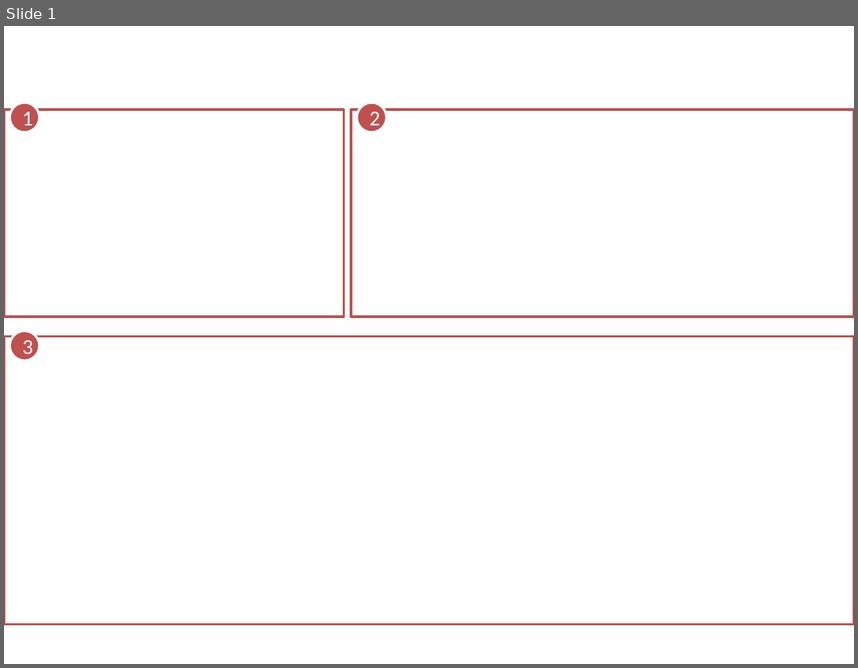
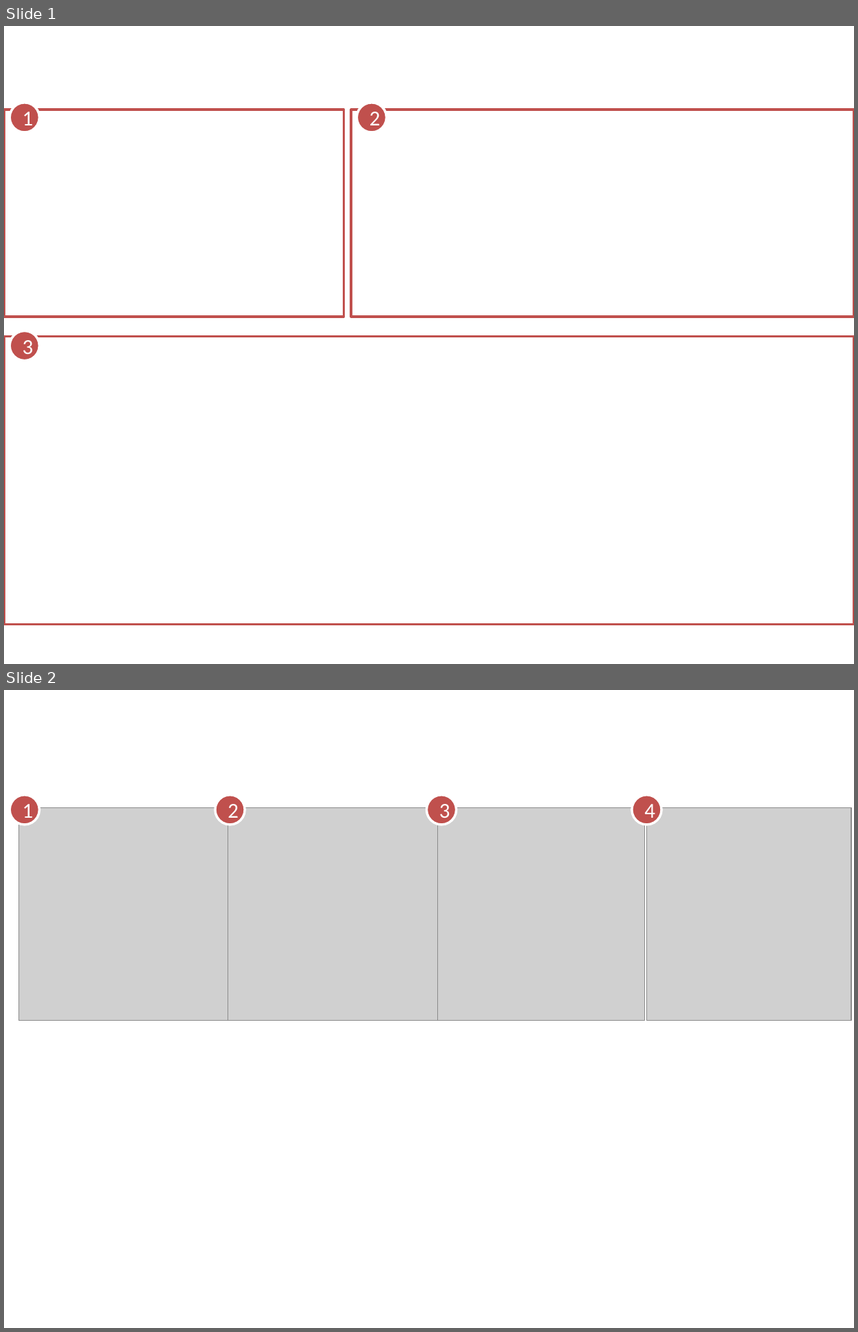
Before and after one commit to gammarama/DataExpo2013, a slide deck: paper/images/images.pptx. Shown one above the other, each under a label of ours: slide 1 before the commit, slides 1 and 2 after it. The pictures are 858x668 and 858x1332 pixels, drawn with LibreOffice and Linux fonts; fonts in the diff are those of the drawing; grey boxes stand for pictures; background and template pictures are left out. Boxes give left, top, right and bottom in pixels: in the first picture for what was removed or moved away, otherwise in the second. Text is boxed around its words. In the diff, an @@ line names an element or a change of style, - is before the commit and + after.

```diff
--- a/paper/images/images.pptx
+++ b/paper/images/images.pptx
@@ slide 2 added at bbox=[4, 690, 854, 1328], background #FFFFFF @@
@@ ellipse added at bbox=[10, 795, 40, 825], fill #C0504D, outline #FFFFFF 2 pt, 18 pt, text #FFFFFF @@
+1
@@ picture added at bbox=[18, 807, 229, 1020] @@
@@ ellipse added at bbox=[215, 795, 245, 825], fill #C0504D, outline #FFFFFF 2 pt, 18 pt, text #FFFFFF @@
+2
@@ picture added at bbox=[228, 807, 441, 1020] @@
@@ ellipse added at bbox=[426, 795, 456, 825], fill #C0504D, outline #FFFFFF 2 pt, 18 pt, text #FFFFFF @@
+3
@@ picture added at bbox=[437, 807, 645, 1020] @@
@@ ellipse added at bbox=[632, 795, 662, 825], fill #C0504D, outline #FFFFFF 2 pt, 18 pt, text #FFFFFF @@
+4
@@ picture added at bbox=[646, 807, 851, 1020] @@
```
Also in this commit, not shown: 3 other files.
